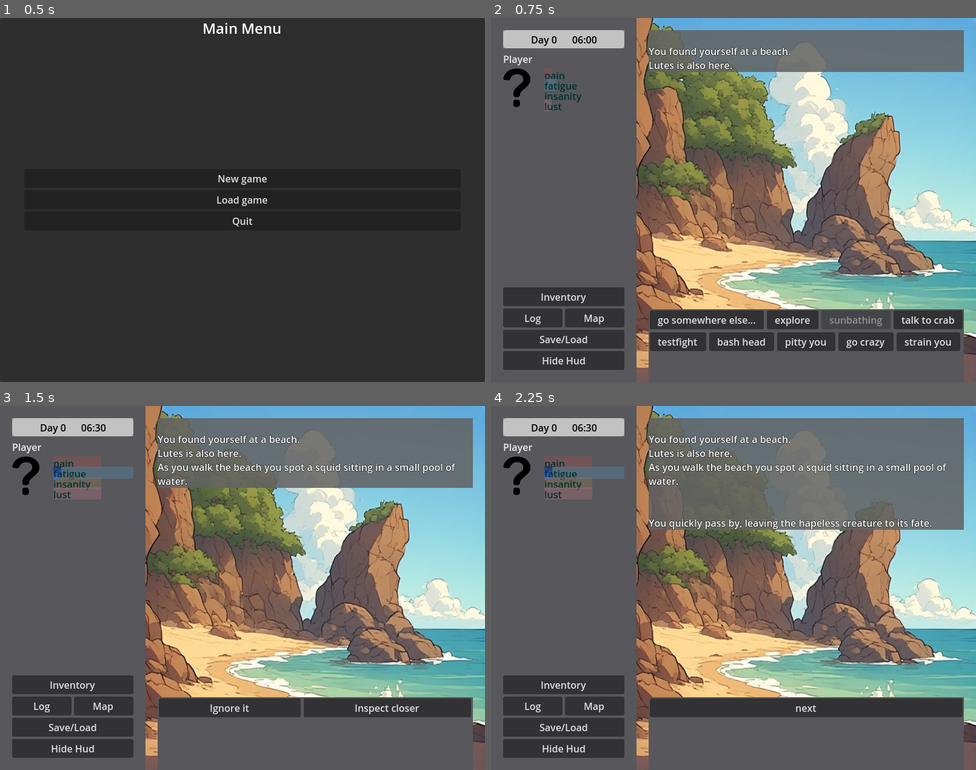
Above: before the commit, frames 1-4 (two rows, left to right).
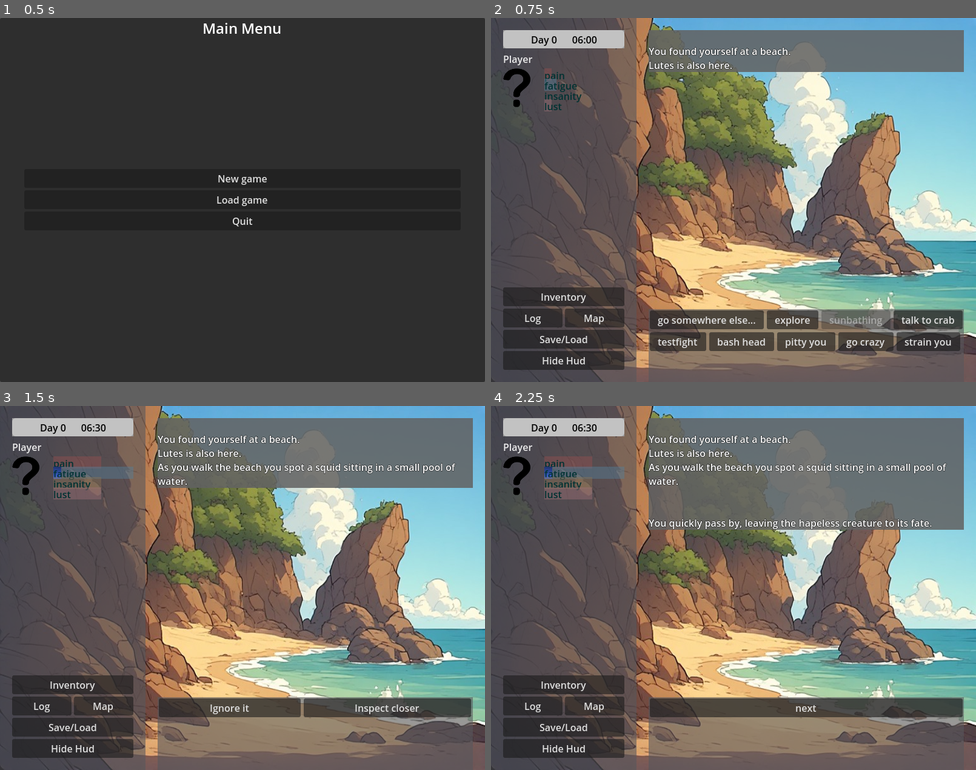
Above: after the commit, the same moments.

Repository: jackdarker/Octopant
Game: Godot game, scene res://ui/Loadingscreen.tscn
Two runs of this game, one before a commit and one after it. Both use one fixed random seed, a clock stepped at 60 frames per second and the inputs below. The engine's default icon, where the game draws it, is replaced by a stand-in: a white triangle on a blue panel in a dark square.
Inputs:
- Up to frame 1 (0.5 s): no input
- Up to frame 2 (0.75 s): click "New game" at 0.5 s
- Up to frame 3 (1.5 s): click "explore" at 1.25 s
- Up to frame 4 (2.25 s): click "Ignore it" at 2 s

Frame 1 is identical in both runs. In frame 2, 8.6% of the frame differs, in the area x 0-98%, y 0-100%; in frame 3, 9.9%; in frame 4, 10%.

Commit message:
liane

Diff:
--- a/game/Item/Inventory.gd
+++ b/game/Item/Inventory.gd
@@ -68,6 +68,13 @@
 			return item
 	return null
 
+static func filter_by_tag(items:Array[ItemBase],tags:Array)->Array:
+	var _ret=[]
+	for item in items:
+		if item.hasTags(tags):
+			_ret.push_back(item)
+	return _ret
+
 func loadData(data):
 	for item in data["items"]:
 		var _item=GR.createItem(item["ID"])
--- a/modules/__default/event/event_find_loot_beach.gd
+++ b/modules/__default/event/event_find_loot_beach.gd
@@ -1,5 +1,4 @@
 extends EventBase
-class_name EventFindLootBeach
 
 # an event that gives the player some loot
 
@@ -26,12 +25,12 @@
 	if(i>50):
 		var _item=GR.createItem("vial_empty")
 		Global.hud.say("You found some [b]empty glass-vial[/b].")
-		Global.hud.show_picture(load(_item.getInventoryImage()))
+		Global.hud.show_picture_center(load(_item.getInventoryImage()))
 		Global.pc.inventory.addItem(_item)
 	elif(i>10):
 		var _item=GR.createItem("seashell")
 		Global.hud.say("You found a [b]pretty seaschell[/b].")
-		Global.hud.show_picture(load(_item.getInventoryImage()))
+		Global.hud.show_picture_center(load(_item.getInventoryImage()))
 		Global.pc.inventory.addItem(_item)
 	else:
 		Global.hud.say("There is nothing.")
--- /dev/null
+++ b/modules/__default/event/event_find_loot_forest.gd
@@ -0,0 +1,48 @@
+extends EventBase
+
+# an event that gives the player some loot
+
+func _init():
+	super()
+	ID="EventFindLootForest"
+
+func react(_triggerID, _args)->bool:
+	var i=randi_range(0, 100)
+	if(i>50):
+		Global.hud.say("Some lianes are dangling down from the branches of some trees.\n
+		With some tool you could cut them and use them for rope.")
+		Global.hud.addButton("Ignore it","",_ignore,null)
+		Global.hud.addButton("Cut them","",_cut_lianes,_can_cut)
+	else:
+		Global.hud.say("Nothing was found")
+		Global.hud.addButton("Move on","",_ignore,null)
+
+	return true
+
+func canRun()->bool:
+	return true
+
+func _ignore():
+	Global.hud.say("\n")
+	Global.main.getCurrentScene().continueScene()
+	pass
+
+func _can_cut()->Result:
+	var _res:Result=Result.create(true,"")
+	var _items=Global.pc.inventory.filter_by_tag(Global.pc.inventory.getItems(),[ItemTagEnum.Tool_Cut])
+	if(_items.size()<=0):
+		_res.OK=false
+		_res.Msg="Without a knife or something similiar you cant cut those lianes."
+	return _res
+
+func _cut_lianes():
+	var i=randi_range(0, 100)
+	if(i>10):
+		var _item=GR.createItem("liane")
+		Global.hud.say("Cutting some [b]liane[/b].")
+		Global.hud.show_picture_center(load(_item.getInventoryImage()))
+		Global.pc.inventory.addItem(_item)
+	else:
+		Global.hud.say("Damit, its not a liane but a snake !")
+	Global.main.getCurrentScene().continueScene()
+	pass
--- /dev/null
+++ b/modules/__default/item/liane.gd
@@ -0,0 +1,6 @@
+extends ItemBase
+
+func _init():
+	super()
+	ID="liane"
+	tags=[ItemTagEnum.Ingredient]
--- /dev/null
+++ b/modules/__default/item/rope_liane.gd
@@ -0,0 +1,6 @@
+extends ItemBase
+
+func _init():
+	super()
+	ID="rope_liane"
+	tags=[ItemTagEnum.Tool]
--- a/modules/__default/module.gd
+++ b/modules/__default/module.gd
@@ -53,4 +53,4 @@
 	Global.ES.registerEvent(EventSystem.TRIGGER.EnterRoom,GR.getEvent("EventFindPathCliff"),"nav_beach_explore",[])
 	Global.ES.registerEvent(EventSystem.TRIGGER.EnterRoom,GR.getEvent("EventHurtBeach"),"nav_beach_explore",[])
 	Global.ES.registerEvent(EventSystem.TRIGGER.EnterRoom,GR.getEvent("EventFindPathDeepWoods"),"nav_beach_explore",[])
-	pass
+	Global.ES.registerEvent(EventSystem.TRIGGER.EnterRoom,GR.getEvent("EventFindLootForest"),"nav_forest_explore",[])
--- a/modules/__default/world/extend/nav_beach_ext.gd
+++ b/modules/__default/world/extend/nav_beach_ext.gd
@@ -41,4 +41,4 @@
 	Global.hud.clearOutput()
 	Global.hud.say("You lay down on the dry sand and expose yourself to the sun.")
 	Global.main.doTimeProcess(30*60)
-	Global.hud.addButton("Get up","",parent_scene.menu)
+	Global.hud.addButton("Get up","",parent_scene.menu.bind(""))
--- /dev/null
+++ b/modules/__default/world/extend/nav_cliff_ext.gd
@@ -0,0 +1,21 @@
+extends SceneExtension
+
+const sceneID="nav_cliff"
+
+func on_enterScene():
+	parent_scene.set_bg(load("res://assets/images/bg/nav_cliff_sun.png"))
+	if (GR.getModuleFlag("Default","Found_Cliff",0)<=0):
+		Global.hud.say("Your walk at the beach finally brings you to a high cliff.")
+		GR.setModuleFlag("Default","Found_Cliff",1)
+	Global.hud.say("The cliff looks climbable even for your poor abilitys.")
+	Global.hud.say("As long as you have some rope with you it should be safe enough.")
+
+func get_buttons(menuid:String,buttons:Array):
+	if(menuid==""):
+		buttons.push_back(Button_Config.new("go somewhere else...","",parent_scene.menu.bind("walk")))
+		buttons.push_back(Button_Config.new("explore","",parent_scene._on_bt_explore_pressed,parent_scene._requiresFatigue))
+	if(menuid=="walk"):
+		Global.hud.say("Where would you like to go?")
+		buttons.push_back(Button_Config.new("Beach","",Global.main.runScene.bind("nav_beach")))
+
+	return(buttons)
--- /dev/null
+++ b/modules/__default/world/extend/nav_deepwood_ext.gd
@@ -0,0 +1,19 @@
+extends SceneExtension
+
+const sceneID="nav_deepwood"
+
+func on_enterScene():
+	parent_scene.set_bg(load("res://assets/images/bg/nav_forest_sun.png"))
+	if (GR.getModuleFlag("Default","Found_DeepWoods",0)<=0):
+		Global.hud.say("Behind the beach begins a dense forest.")
+		GR.setModuleFlag("Default","Found_DeepWoods",1)
+
+func get_buttons(menuid:String,buttons:Array):
+	if(menuid==""):
+		buttons.push_back(Button_Config.new("go somewhere else...","",parent_scene.menu.bind("walk")))
+		buttons.push_back(Button_Config.new("explore","",parent_scene._on_bt_explore_pressed,parent_scene._requiresFatigue))
+	if(menuid=="walk"):
+		Global.hud.say("Where would you like to go?")
+		buttons.push_back(Button_Config.new("Beach","",Global.main.runScene.bind("nav_beach")))
+
+	return(buttons)
--- a/modules/__default/world/nav_cliff.gd
+++ b/modules/__default/world/nav_cliff.gd
@@ -3,23 +3,14 @@
 func _init() -> void:
 	sceneID="nav_cliff"
 
-func enterScene():
-	super()
-	set_bg(load("res://assets/images/bg/nav_cliff_sun.png"))
-	if (GR.getModuleFlag("Default","Found_Cliff",0)<=0):
-		Global.hud.say("Your walk at the beach finally brings you to a high cliff.")
-		GR.increaseModuleFlag("Default","Found_Cliff",1)
-	Global.hud.say("The cliff looks climbable even for your poor abilitys.")
-	Global.hud.say("As long as you have some rope with you it should be safe enough.")
+func _on_bt_explore_pressed():
+	Global.hud.clearInput()
+	Global.main.doTimeProcess(30*60)
+	_requiresFatigue(true)
+	GR.increaseModuleFlag("Default","Explored_Cliff",1)
+	if !Global.ES.triggerEvent(EventSystem.TRIGGER.EnterRoom,"nav_cliff_explore",[]):
+		Global.hud.say("Nothing was found")
+		continueScene()
 
-	Global.hud.addButton("go somewhere else...","",_on_bt_walk_pressed)
-	#Global.hud.addButton("climb up","",_on_bt_climbup_pressed)
-	#Global.hud.addButton("climb down","",_on_bt_climbdown_pressed)
-	pass
-
-func _on_bt_walk_pressed():
-	Global.hud.clearInput()
-	Global.hud.say("Where would you like to go?")
-	Global.hud.addButton("back","",enterScene)
-	Global.hud.addButton("go home","",navigate_home)
-	Global.hud.addButton("Beach","",Global.main.runScene.bind("nav_beach"))
+func _requiresFatigue(apply:bool=false):
+	return CondCheck.create([CondCheck.Cond_StatChange.create(StatEnum.Fatigue,20)]).check(Global.pc,apply)
--- a/modules/__default/world/nav_cliff.tscn
+++ b/modules/__default/world/nav_cliff.tscn
@@ -1,17 +1,7 @@
-[gd_scene load_steps=4 format=3 uid="uid://c8n2o81yr5e04"]
+[gd_scene load_steps=3 format=3 uid="uid://c8n2o81yr5e04"]
 
 [ext_resource type="PackedScene" uid="uid://b0qurwpsffl61" path="res://ui/navigation_scene.tscn" id="1_re3be"]
 [ext_resource type="Script" uid="uid://c0nficuk8mc0o" path="res://modules/__default/world/nav_cliff.gd" id="2_re3be"]
-[ext_resource type="Texture2D" uid="uid://dxrakh5yhhwdr" path="res://assets/images/bg/nav_cliff_sun.png" id="3_re3be"]
 
 [node name="Scene" instance=ExtResource("1_re3be")]
 script = ExtResource("2_re3be")
-
-[node name="TextureRect" type="TextureRect" parent="." index="0"]
-layout_mode = 1
-anchors_preset = 15
-anchor_right = 1.0
-anchor_bottom = 1.0
-grow_horizontal = 2
-grow_vertical = 2
-texture = ExtResource("3_re3be")
--- a/modules/__default/world/nav_deepwood.gd
+++ b/modules/__default/world/nav_deepwood.gd
@@ -3,35 +3,14 @@
 func _init() -> void:
 	sceneID="nav_deepwood"
 
-func enterScene():
-	super()
-	set_bg(load("res://assets/images/bg/nav_forest_sun.png"))
-	if (GR.getModuleFlag("Default","Found_DeepWoods",0)<=0):
-		Global.hud.say("I found myself in a dense forest.")
-		GR.setModuleFlag("Default","Found_DeepWoods",1)
-	Global.hud.addButton("go somewhere else...","",_on_bt_walk_pressed)
-	Global.hud.addButton("explore","",_on_bt_explore_pressed)
-	Global.hud.addButton("search for...","",_on_bt_search_pressed)
-
-func _on_bt_search_pressed():
-	Global.hud.clearInput()
-	Global.hud.say("What are you looking for?")
-	Global.hud.addButton("back","",enterScene)
-	Global.hud.addButton("anything","",_on_bt_explore_pressed)
-	pass
-
 func _on_bt_explore_pressed():
 	Global.hud.clearInput()
 	Global.main.doTimeProcess(30*60)
+	_requiresFatigue(true)
 	GR.increaseModuleFlag("Default","Explored_DeepWoods",1)
 	if !Global.ES.triggerEvent(EventSystem.TRIGGER.EnterRoom,"nav_deepwoods_explore",[]):
 		Global.hud.say("Nothing was found")
 		continueScene()
 
-func _on_bt_walk_pressed():
-	Global.hud.clearInput()
-	Global.hud.say("Where would you like to go?")
-	Global.hud.addButton("back","",enterScene)
-	Global.hud.addButton("go home","",navigate_home)
-	Global.hud.addButton("beach","",Global.main.runScene.bind("nav_beach"))
-	(Global.hud.addButton("beach","",Global.main.runScene.bind("waterfall"))) if GR.getModuleFlag("Default","Found_DeepWoods",0)&&2 else 0
+func _requiresFatigue(apply:bool=false):
+	return CondCheck.create([CondCheck.Cond_StatChange.create(StatEnum.Fatigue,20)]).check(Global.pc,apply)
--- a/modules/__default/world/vis_high_fatigue.tscn
+++ /dev/null
@@ -1,9 +0,0 @@
-[gd_scene load_steps=2 format=3 uid="uid://vgwpdat7k7ke"]
-
-[ext_resource type="Script" uid="uid://xyoy0jy2thl5" path="res://ui/navigation_scene.gd" id="1_fsmkl"]
-
-[node name="VisHighFatigue" type="Control"]
-layout_mode = 3
-anchors_preset = 0
-script = ExtResource("1_fsmkl")
-metadata/_custom_type_script = "uid://xyoy0jy2thl5"
--- a/theme.tres
+++ b/theme.tres
@@ -1,7 +1,7 @@
 [gd_resource type="Theme" load_steps=3 format=3 uid="uid://tpolvb2u4itl"]
 
 [sub_resource type="StyleBoxFlat" id="StyleBoxFlat_otacr"]
-bg_color = Color(0.3400212, 0.34289083, 0.36267138, 1)
+bg_color = Color(0.34117648, 0.34117648, 0.36078432, 0.6039216)
 
 [sub_resource type="StyleBoxFlat" id="StyleBoxFlat_wvktn"]
 
--- a/ui/hud.gd
+++ b/ui/hud.gd
@@ -9,21 +9,19 @@
 
 @export var hudMode:HUDMODE=HUDMODE.Explore:
 	set(value):
+		show_picture_center(null)
+		show_picture_left(null)
+		show_picture_right(null)
 		if(value==HUDMODE.Interaction):
 			$HBoxContainer/LeftPanel.visible=false
 			Util.delete_children(enemyList)	#cleanup list after combat
 			enemyList.get_parent_control().visible=false
-			picture.texture=null
-			picture.visible=true
 		elif(value==HUDMODE.Combat):
 			enemyList.get_parent_control().visible=true
-			picture.visible=false
 		else:
 			$HBoxContainer/LeftPanel.visible=true
 			Util.delete_children(enemyList)	#cleanup list after combat
 			enemyList.get_parent_control().visible=false
-			picture.texture=null
-			picture.visible=true
 		hudMode=value
 
 @onready var fullhud=$HBoxContainer
@@ -31,7 +29,9 @@
 @onready var ui_time=$HBoxContainer/LeftPanel/MarginContainer/VBoxContainer2/time_left
 @onready var buttons=$HBoxContainer/Panel/MarginContainer/VBoxContainer/Panel/MarginContainer/ScrollContainer/ButtonGrid
 @onready var msg=$HBoxContainer/Panel/MarginContainer/VBoxContainer/txt_main/RichTextLabel
-@onready var picture=$HBoxContainer/Panel/MarginContainer/VBoxContainer/img_pic
+@onready var pictureC=$HBoxContainer/Panel/MarginContainer/VBoxContainer/HBoxContainer/img_pic_C
+@onready var pictureL=$HBoxContainer/Panel/MarginContainer/VBoxContainer/HBoxContainer/img_pic_L
+@onready var pictureR=$HBoxContainer/Panel/MarginContainer/VBoxContainer/HBoxContainer/img_pic_R
 @onready var playerHud=$HBoxContainer/LeftPanel/MarginContainer/VBoxContainer2/PlayerStatus
 @onready var enemyList=$HBoxContainer/Panel/MarginContainer/VBoxContainer/list_enemys/HFlowContainer
 
@@ -52,13 +52,20 @@
 	msg.append_text("\n"+text)
 	#msg.typewrite("\n"+text)	doeant work with keeping old text
 
-func show_picture(_texture:Texture):
-	picture.texture=_texture
-	picture.visible=true
+func show_picture_center(_texture:Texture):
+	pictureC.texture=_texture
+	pictureC.visible=true if _texture!=null else false
+
+func show_picture_left(_texture:Texture):
+	pictureL.texture=_texture
+	pictureL.visible=true if _texture!=null else false
+
+func show_picture_right(_texture:Texture):
+	pictureR.texture=_texture
+	pictureR.visible=true if _texture!=null else false
 
 func clearOutput():
 	$img_fade.visible=false
-	picture.visible=false
 	msg.text=""
 
 # hide buttons
--- a/ui/hud.tscn
+++ b/ui/hud.tscn
@@ -206,7 +206,6 @@
 mouse_filter = 2
 
 [node name="list_enemys" type="ScrollContainer" parent="HBoxContainer/Panel/MarginContainer/VBoxContainer"]
-visible = false
 layout_mode = 2
 size_flags_vertical = 3
 mouse_filter = 2
@@ -230,12 +229,14 @@
 [node name="txt_main" type="ScrollContainer" parent="HBoxContainer/Panel/MarginContainer/VBoxContainer"]
 layout_mode = 2
 size_flags_vertical = 3
-mouse_filter = 2
+mouse_filter = 0
+mouse_default_cursor_shape = 2
 
 [node name="RichTextLabel" type="RichTextLabel" parent="HBoxContainer/Panel/MarginContainer/VBoxContainer/txt_main"]
 layout_mode = 2
 size_flags_horizontal = 3
-mouse_filter = 2
+mouse_filter = 1
+mouse_default_cursor_shape = 2
 theme_override_colors/font_outline_color = Color(0, 0, 0, 1)
 theme_override_constants/outline_size = 2
 theme_override_styles/normal = SubResource("StyleBoxFlat_7ihmi")
@@ -249,8 +250,31 @@
 fit_content = true
 scroll_following = true
 
-[node name="img_pic" type="TextureRect" parent="HBoxContainer/Panel/MarginContainer/VBoxContainer"]
-layout_mode = 2
+[node name="HBoxContainer" type="HBoxContainer" parent="HBoxContainer/Panel/MarginContainer/VBoxContainer"]
+layout_mode = 2
+size_flags_vertical = 3
+
+[node name="img_pic_L" type="TextureRect" parent="HBoxContainer/Panel/MarginContainer/VBoxContainer/HBoxContainer"]
+layout_mode = 2
+size_flags_horizontal = 3
+size_flags_vertical = 3
+mouse_filter = 2
+texture = ExtResource("3_546lt")
+expand_mode = 1
+stretch_mode = 4
+
+[node name="img_pic_C" type="TextureRect" parent="HBoxContainer/Panel/MarginContainer/VBoxContainer/HBoxContainer"]
+layout_mode = 2
+size_flags_horizontal = 3
+size_flags_vertical = 3
+mouse_filter = 2
+texture = ExtResource("3_546lt")
+expand_mode = 1
+stretch_mode = 4
+
+[node name="img_pic_R" type="TextureRect" parent="HBoxContainer/Panel/MarginContainer/VBoxContainer/HBoxContainer"]
+layout_mode = 2
+size_flags_horizontal = 3
 size_flags_vertical = 3
 mouse_filter = 2
 texture = ExtResource("3_546lt")
--- a/ui/interaction_scene.gd
+++ b/ui/interaction_scene.gd
@@ -39,13 +39,14 @@
 #	%bg_image.texture=bg
 
 func __displayImage(where,path):
-	var _texture=Texture.new()
+	var _texture:Texture=null
 	if path!="":
 		_texture= load(path)
 	if(where==1):
-		%img_char_1.texture=_texture
+		#%img_char_1.texture=_texture
+		Global.hud.show_picture_left(_texture)
 	else:
-		%img_char_2.texture=_texture
+		Global.hud.show_picture_right(_texture)
 
 func __on_dialogue_continued(p_dialogue_entry : DialogueEntry) -> void:
 	var label : RichTextLabel = RichTextLabel.new()
--- a/ui/interaction_scene.tscn
+++ b/ui/interaction_scene.tscn
@@ -1,7 +1,6 @@
-[gd_scene load_steps=4 format=3 uid="uid://bi0nd3hkf3uap"]
+[gd_scene load_steps=3 format=3 uid="uid://bi0nd3hkf3uap"]
 
 [ext_resource type="Script" uid="uid://dm514j33v3lwc" path="res://ui/interaction_scene.gd" id="1_d7vpr"]
-[ext_resource type="Texture2D" uid="uid://bfsnd42fd1rpm" path="res://icon.svg" id="3_uj4wp"]
 
 [sub_resource type="StyleBoxTexture" id="StyleBoxTexture_dkaeg"]
 
@@ -22,45 +21,3 @@
 anchor_bottom = 1.0
 grow_horizontal = 2
 grow_vertical = 2
-
-[node name="img_char_1" type="TextureRect" parent="."]
-unique_name_in_owner = true
-custom_minimum_size = Vector2(96, 96)
-layout_mode = 1
-anchors_preset = -1
-anchor_left = 0.08000001
-anchor_top = 0.28
-anchor_right = 0.16
-anchor_bottom = 0.73333335
-offset_left = -64.00001
-offset_top = -64.0
-offset_right = 64.0
-offset_bottom = 64.0
-grow_vertical = 2
-size_flags_horizontal = 4
-size_flags_vertical = 4
-texture = ExtResource("3_uj4wp")
-expand_mode = 1
-stretch_mode = 4
-metadata/_edit_use_anchors_ = true
-
-[node name="img_char_2" type="TextureRect" parent="."]
-unique_name_in_owner = true
-custom_minimum_size = Vector2(96, 96)
-layout_mode = 1
-anchors_preset = -1
-anchor_left = 0.84
-anchor_top = 0.28
-anchor_right = 0.92
-anchor_bottom = 0.72
-offset_left = -64.0
-offset_top = -64.0
-offset_right = 64.0
-offset_bottom = 64.0
-grow_horizontal = 0
-grow_vertical = 2
-size_flags_horizontal = 4
-size_flags_vertical = 4
-expand_mode = 1
-stretch_mode = 4
-metadata/_edit_use_anchors_ = true
--- a/util/itemtag_enum.gd
+++ b/util/itemtag_enum.gd
@@ -1,11 +1,14 @@
 class_name ItemTagEnum extends Object
 
-const Consumable=1
-const Ingredient = 2
-const Weapon_Melee=3
-const Weapon_Ranged=4
-const Weapon_Throw=5
-const Shield=6
-const Tool_Cut=7
-const Quest=100
-const Body=101
+const Quest= 3
+const Weapon_Melee=103
+const Weapon_Ranged=104
+const Weapon_Throw=105
+const Shield=106
+const Tool=200
+const Tool_Cut=201
+const Consumable = 300
+const Ingredient = 400
+const Ingredient_Craft = 401
+const Ingredient_Cook = 402
+const Body=501
Not shown, added: modules/__default/event/event_find_loot_forest.gd.uid
Not shown, added: modules/__default/item/liane.gd.uid
Not shown, added: modules/__default/item/rope_liane.gd.uid
Not shown, added: modules/__default/world/extend/nav_cliff_ext.gd.uid
Not shown, added: modules/__default/world/extend/nav_deepwood_ext.gd.uid
